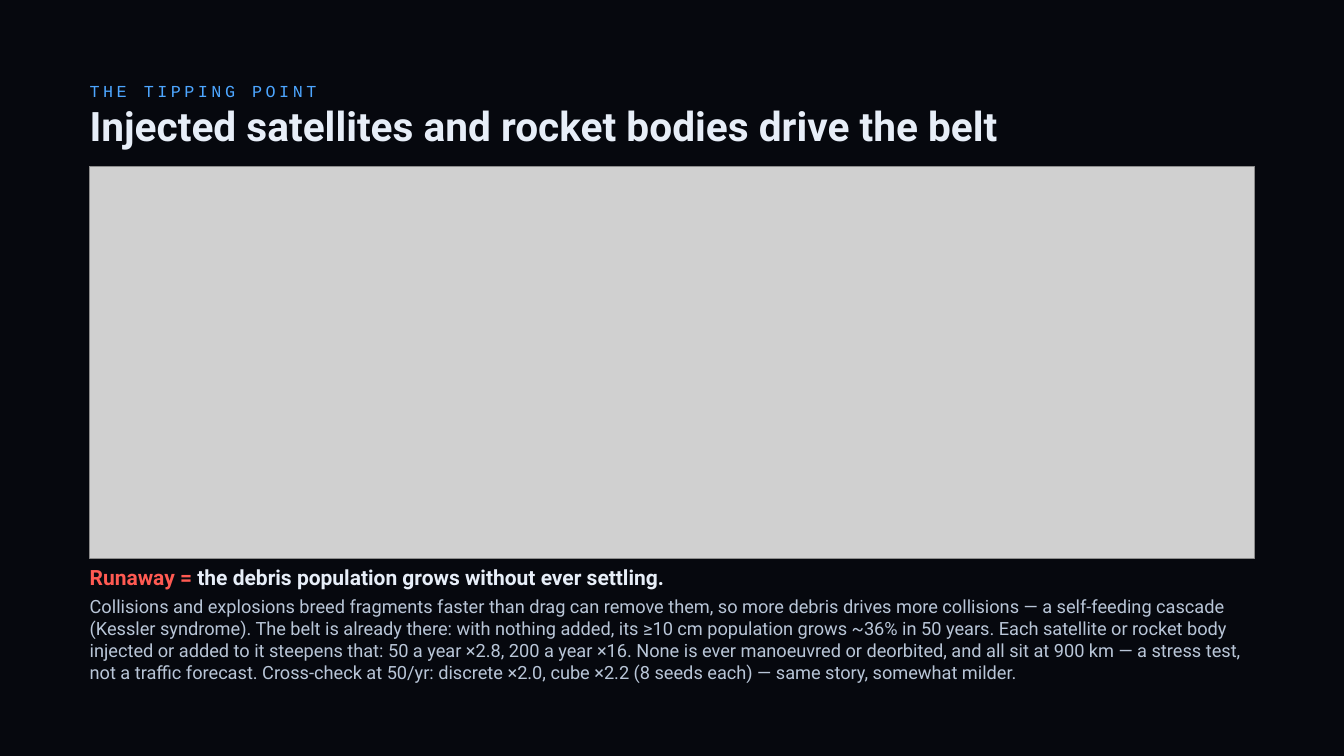
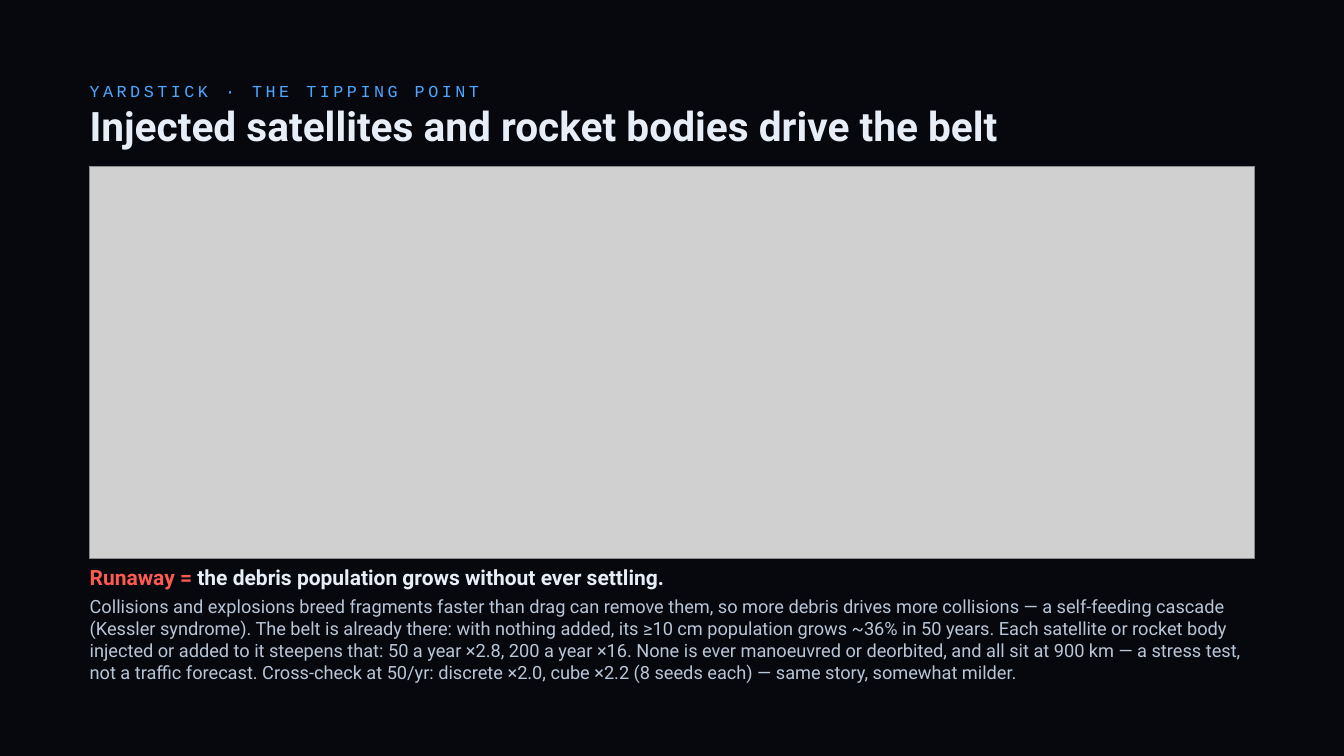
Before and after one commit to TimKadyrov/DebrisCascade, a slide deck: slide 15 of Barrel of Nails — Kessler Study.pptx (slide 14 before the commit). Drawn at 1344x756 pixels with LibreOffice and Linux fonts; fonts in the diff are those of the drawing; grey boxes stand for pictures. Boxes give left, top, right and bottom in pixels: in the first picture for what was removed or moved away, otherwise in the second. Text is boxed around its words. In the diff, an @@ line names an element or a change of style, - is before the commit and + after.

Commit message:
Frame the barrel against a yardstick: why ask, bridge slide, two-part verdict
Readers could ask why a barrel study ends on orbital traffic. The deck now
says so explicitly:
- Title and debate slides give the reason to ask: a barrel is the cheapest
  debris weapon (no guidance, no interceptor), worth a number.
- New slide 14 "If not the barrel, what would?": one metric for every
  source (extra >=10 cm belt objects after 50 yr vs adding nothing):
  barrel ~17, ASAT ~380, barrel ceiling ~1,800, 50/yr never deorbited
  ~12,000, 500/yr ~710,000. Chart: viz deck_yardstick.png.
- Traffic slides 15-18 carry "YARDSTICK ·" kickers.
- Verdict split into "The barrel" and "What does".
SUMMARY gains the same framing and a yardstick table.

```diff
--- a/Barrel of Nails — Kessler Study.pptx
+++ b/Barrel of Nails — Kessler Study.pptx
@@ text at (90, 85, 479, 97): text changed @@
-THE TIPPING POINT
+YARDSTICK · THE TIPPING POINT
```
Also in this commit, not shown: 6 other slides changed, 1 slide added, 3 other files.
